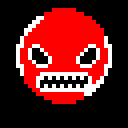
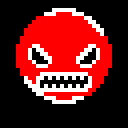
Comparing the layer stacks of the two 128 × 128 images. Changes:
hid "P1", painted on it over <box>16,8,112,104</box>
painted on "P2" over <box>36,48,92,60</box>
